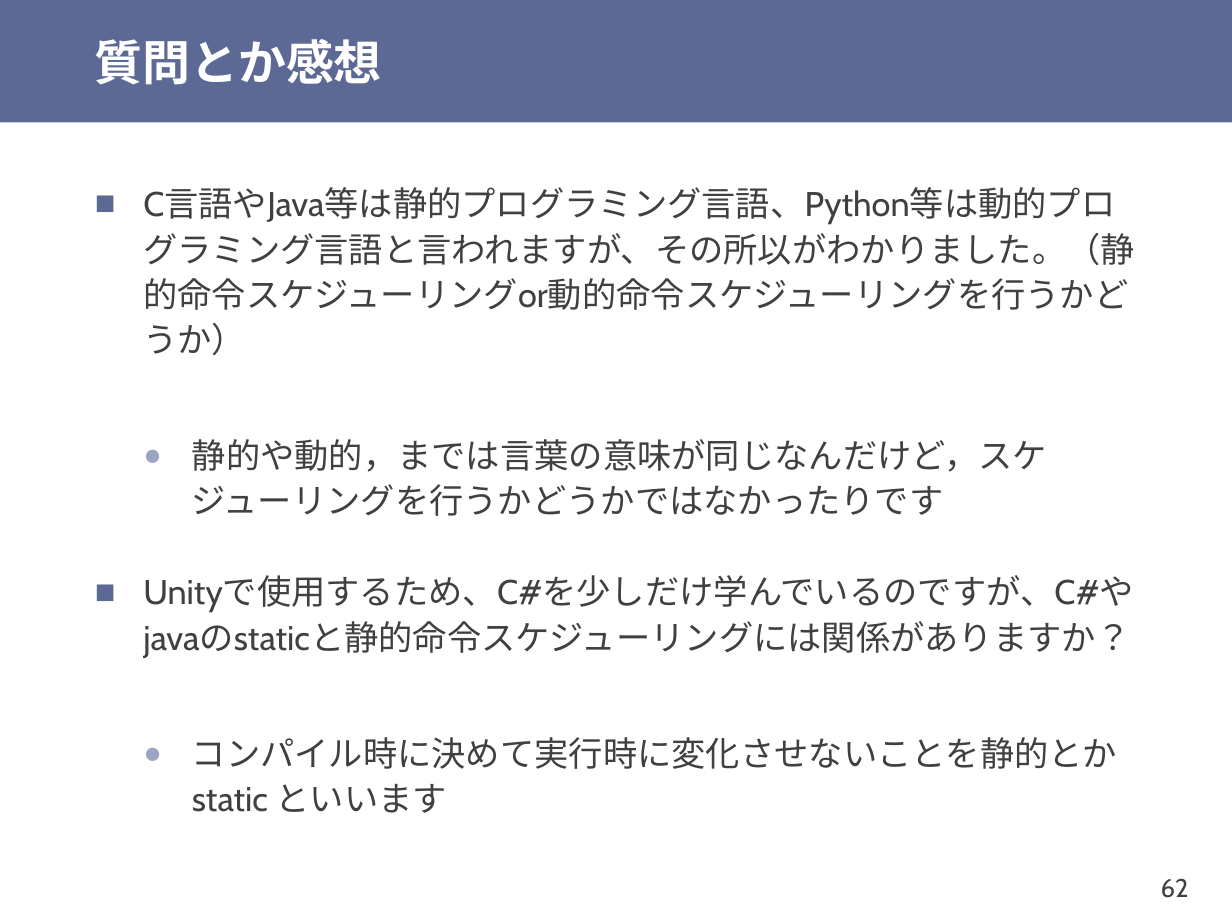
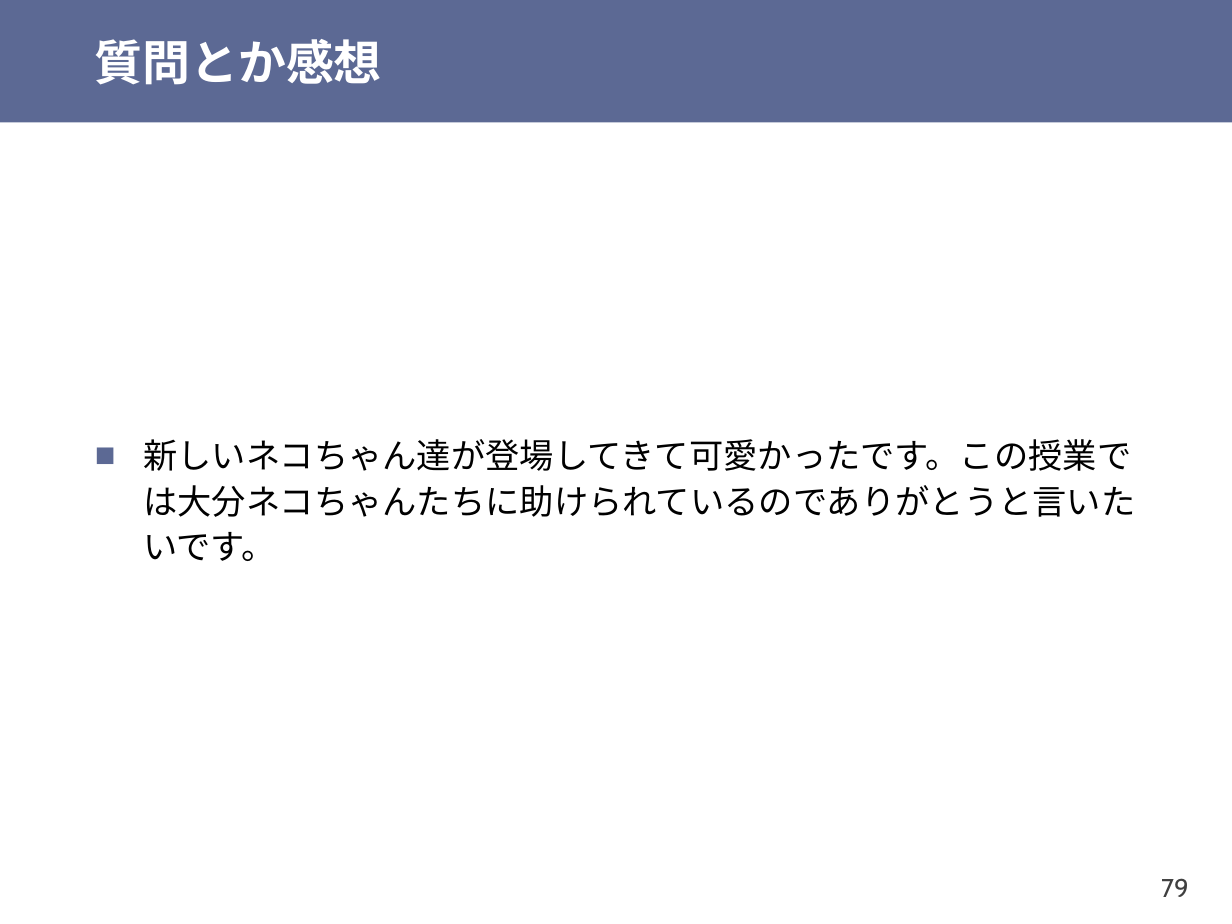
Before and after one commit to shioyadan/otya-computer-architecture-i, a slide deck: slide 79 of cai-shioya-08.pptx (slide 62 before the commit). Drawn at 1232x924 pixels with LibreOffice and Linux fonts; fonts in the diff are those of the drawing. Boxes give left, top, right and bottom in pixels: in the first picture for what was removed or moved away, otherwise in the second. Text is boxed around its words. In the diff, an @@ line names an element or a change of style, - is before the commit and + after.

```diff
--- a/cai-shioya-08.pptx
+++ b/cai-shioya-08.pptx
@@ text at (143,439,1135,561): text changed; font Cabin to Noto Sans CJK JP; text colour #404040 to #000000 @@
-■ C言語やJava等は静的プログラミング言語、Python等は動的プログラミング言語と言われますが、その所以がわかりました。（静的命令スケジューリングor動的命令スケジューリングを行うかどうか）
-  ● 静的や動的，までは言葉の意味が同じなんだけど，スケジューリングを行うかどうかではなかったりです
-■ Unityで使用するため、C#を少しだけ学んでいるのですが、C#やjavaのstaticと静的命令スケジューリングには関係がありますか？
-  ● コンパイル時に決めて実行時に変化させないことを静的とか static といいます
+■ 新しいネコちゃん達が登場してきて可愛かったです。この授業では大分ネコちゃんたちに助けられているのでありがとうと言いたいです。
@@ page number at (1161,878,1188,897): text changed @@
-62
+79
```
Also in this commit, not shown: 24 other slides changed, 5 slides added, 9 slides removed, 1 other file.
